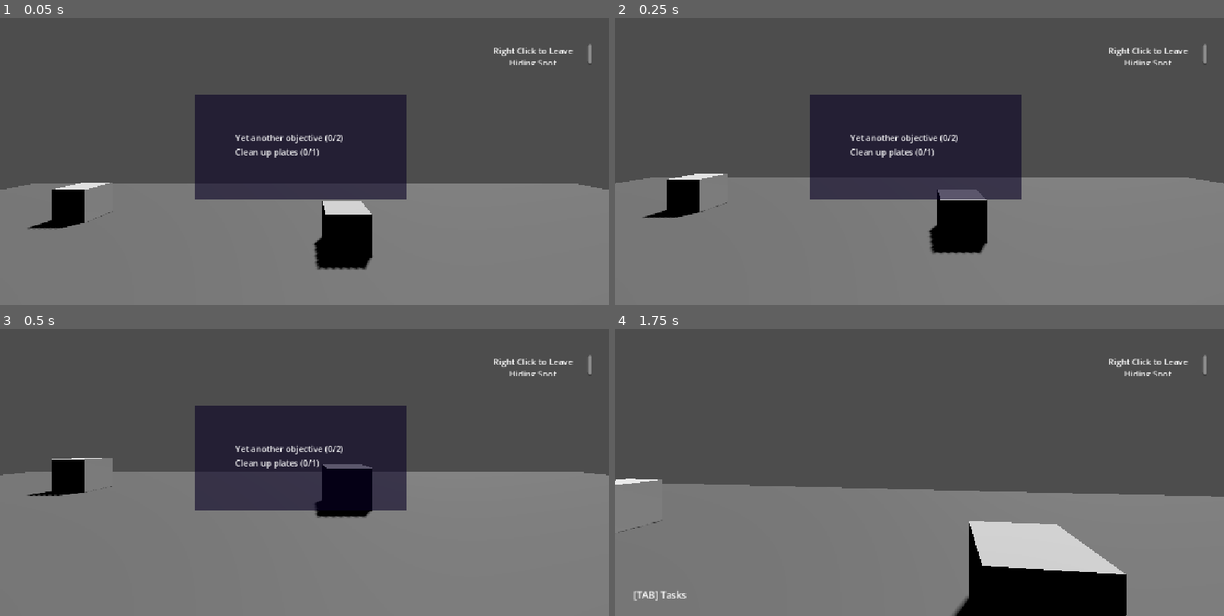
Above: before the commit, frames 1-4 (two rows, left to right).
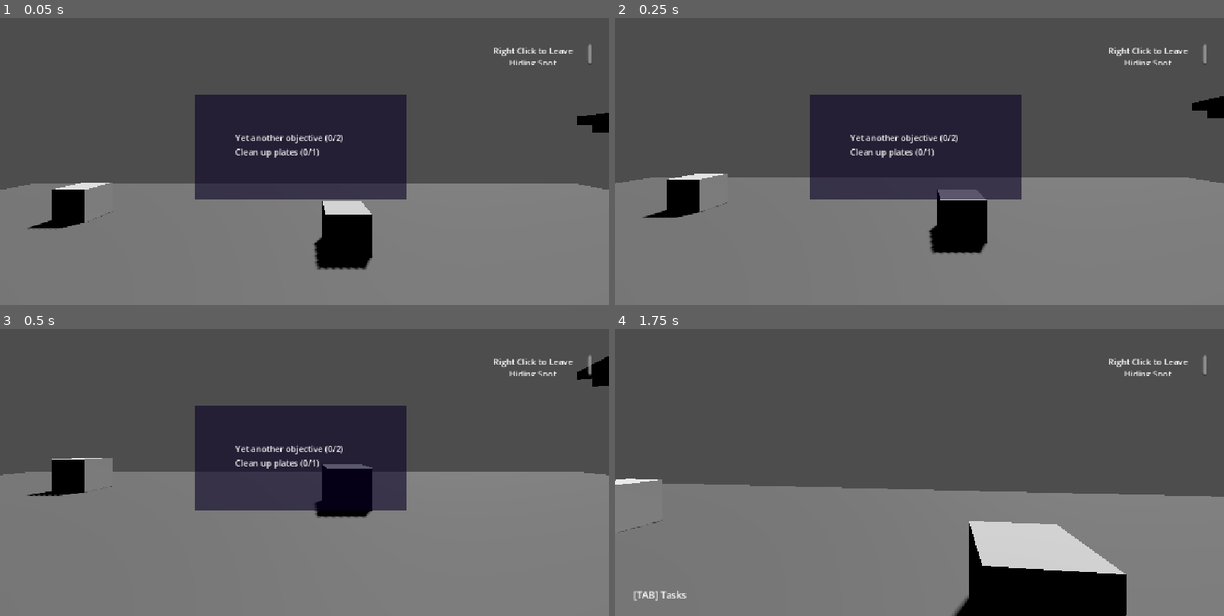
Above: after the commit, the same moments.

Repository: MichaelRRyan/gmtk-2026-countdown
Game: Godot game, scene res://Levels/Wiki/Wikis_test_level.tscn
Same seed, same stepped clock (60 frames per second), same inputs: the game is played once before the commit and once after it. This scene is started directly instead of the project's main scene.
Inputs (mouse positions are in pixels of both pictures, inside the frame that each line leads up to):
- Up to frame 1 (0.05 s): no input
- Up to frame 2 (0.25 s): no input
- Up to frame 3 (0.5 s): no input
- Up to frame 4 (1.75 s): tap Enter at 0.5, 1.25 s; move the mouse to (949, 443) at 0.52 s; press the mouse at (949, 443) at 0.53 s; hold W (move_forward) from 0.53 s (still down); tap Space (jump) at 0.77, 1.52 s; move the mouse to (889, 446) at 1.27 s; release the mouse at (889, 446) at 1.28 s; tap Tab (show_tasks) at 1.35 s

The runs differ from the first frame. In frame 1, 0.3% of the frame differs, in the area x 94-100%, y 33-40%; in frame 2, 0.3%; in frame 3, 0.3%, in the area x 94-100%, y 9-21%; in frame 4, nothing differs.

Commit message:
Stairs + Window

Diff:
--- a/Levels/Wiki/Wikis_test_level.tscn
+++ b/Levels/Wiki/Wikis_test_level.tscn
@@ -11,6 +11,7 @@
 [ext_resource type="PackedScene" uid="uid://sgm12leuc65s" path="res://Levels/Wiki/Assest brah/StoneWallFinal.glb" id="9_co80o"]
 [ext_resource type="PackedScene" uid="uid://dn4vyxcsku7qq" path="res://Levels/Wiki/Assest brah/Coffin_Door_PeekYes .glb" id="10_o2nbn"]
 [ext_resource type="PackedScene" uid="uid://1ubxrcku6xbk" path="res://Levels/Wiki/Assest brah/WoodenFloor.glb" id="11_o2nbn"]
+[ext_resource type="PackedScene" uid="uid://d0r74qpsdn0t4" path="res://Levels/Wiki/Assest brah/stairs2.glb" id="12_wes76"]
 
 [node name="VladsTestLevel2" type="Node3D" unique_id=1965605186]
 script = ExtResource("1_45her")
@@ -73,3 +74,6 @@
 
 [node name="WoodenFloor" parent="." unique_id=158034227 instance=ExtResource("11_o2nbn")]
 transform = Transform3D(1, 0, 0, 0, 1, 0, 0, 0, 1, 9, 0, 4)
+
+[node name="stairs2" parent="." unique_id=35099781 instance=ExtResource("12_wes76")]
+transform = Transform3D(0.49999997, 0, 0.86602545, 0, 1, 0, -0.86602545, 0, 0.49999997, 8, 0, -1)
Binary file added: Levels/Wiki/Assest brah/Chair.glb
Not shown, added: Levels/Wiki/Assest brah/Chair.glb.import
Binary file added: Levels/Wiki/Assest brah/Chair_granitetexture.png
Not shown, added: Levels/Wiki/Assest brah/Chair_granitetexture.png.import
Binary file added: Levels/Wiki/Assest brah/Table.glb
Not shown, added: Levels/Wiki/Assest brah/Table.glb.import
Binary file added: Levels/Wiki/Assest brah/Table_granitetexturetrue.png
Not shown, added: Levels/Wiki/Assest brah/Table_granitetexturetrue.png.import
Binary file added: Levels/Wiki/Assest brah/stairs2.glb
Not shown, added: Levels/Wiki/Assest brah/stairs2.glb.import
Binary file added: Levels/Wiki/Assest brah/stairs2_0040-dirt-street-paving-cobblestone-texture-seamless.jpg
Not shown, added: Levels/Wiki/Assest brah/stairs2_0040-dirt-street-paving-cobblestone-texture-seamless.jpg.import
(and 8 more such lines)
